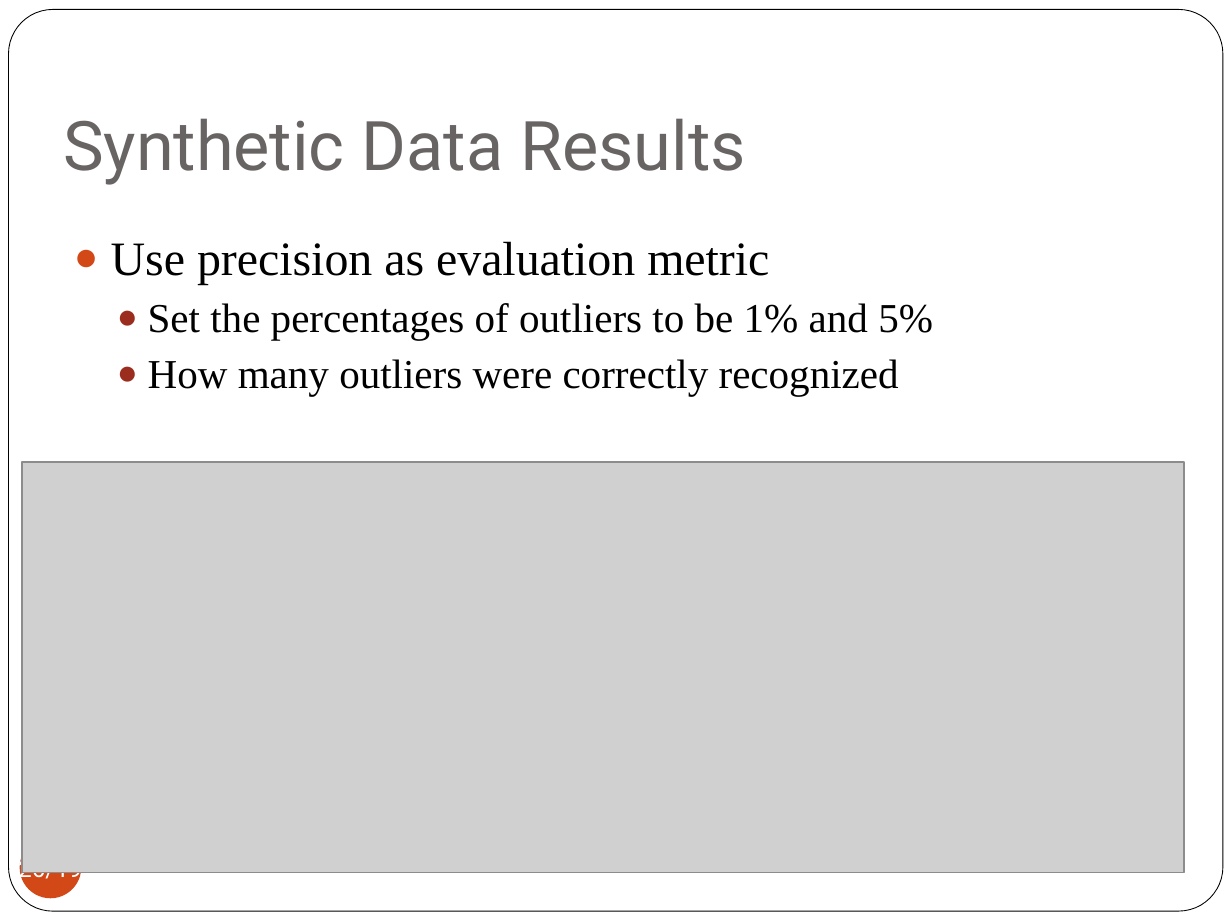
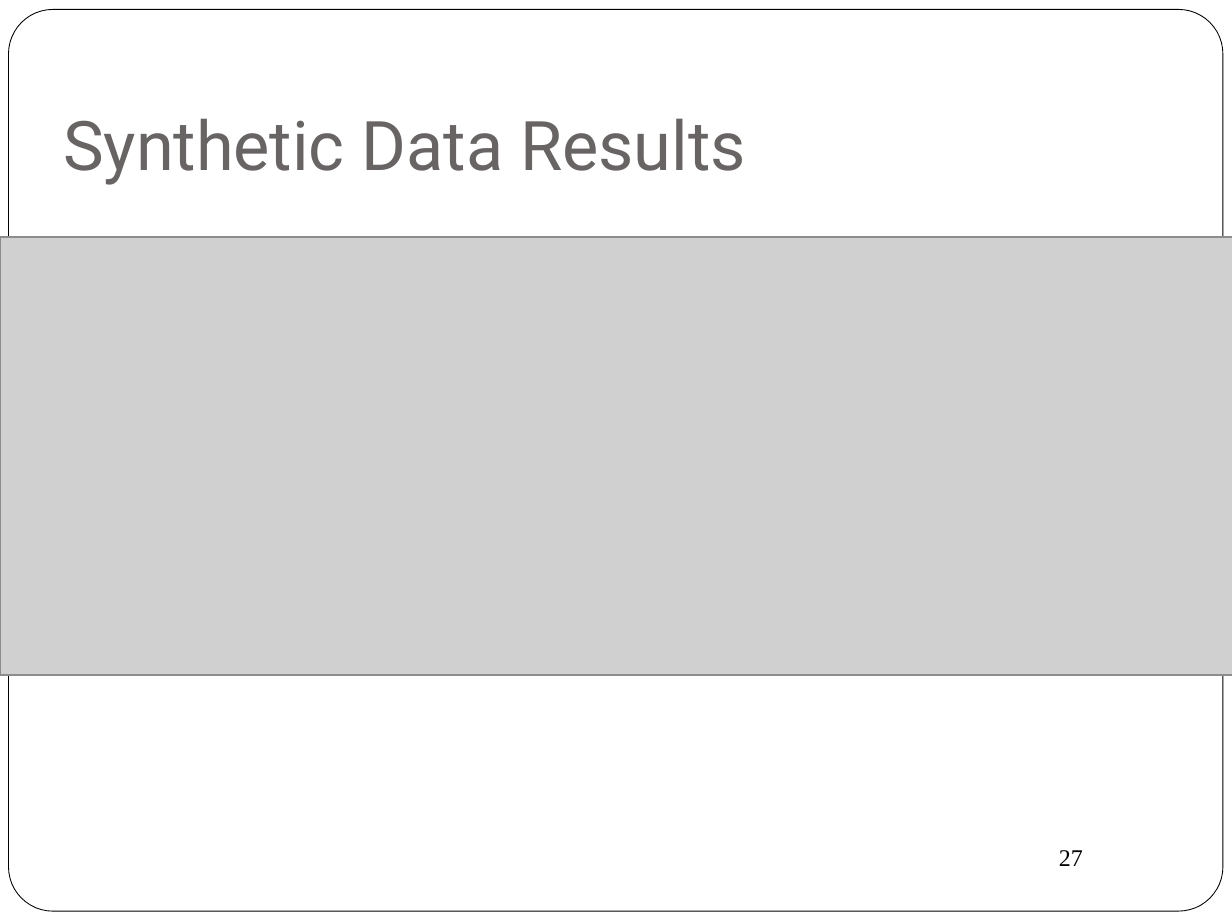
Before and after one commit to oschulte/srl-tutorial-slides, a slide deck: slide 27 of ch6-anomaly.pptx (slide 26 before the commit). Drawn at 1232x924 pixels with LibreOffice and Linux fonts; fonts in the diff are those of the drawing; grey boxes stand for pictures. Boxes give left, top, right and bottom in pixels: in the first picture for what was removed or moved away, otherwise in the second. Text is boxed around its words. In the diff, an @@ line names an element or a change of style, - is before the commit and + after.

```diff
--- a/ch6-anomaly.pptx
+++ b/ch6-anomaly.pptx
@@ picture resized from (x1=22, y1=462, x2=1184, y2=872) to (x1=0, y1=237, x2=1232, y2=675) @@
@@ text removed at (x1=111, y1=241, x2=933, y2=396) @@
-● Use precision as evaluation metric
-  ● Set the percentages of outliers to be 1% and 5%
-  ● How many outliers were correctly recognized
@@ page number removed at (x1=20, y1=837, x2=81, y2=898) @@
-26/19
@@ page number at (x1=1059, y1=850, x2=1083, y2=866): text changed @@
-26/n
+27
```
Also in this commit, not shown: 21 other slides changed, 2 slides added, 2 slides removed.
